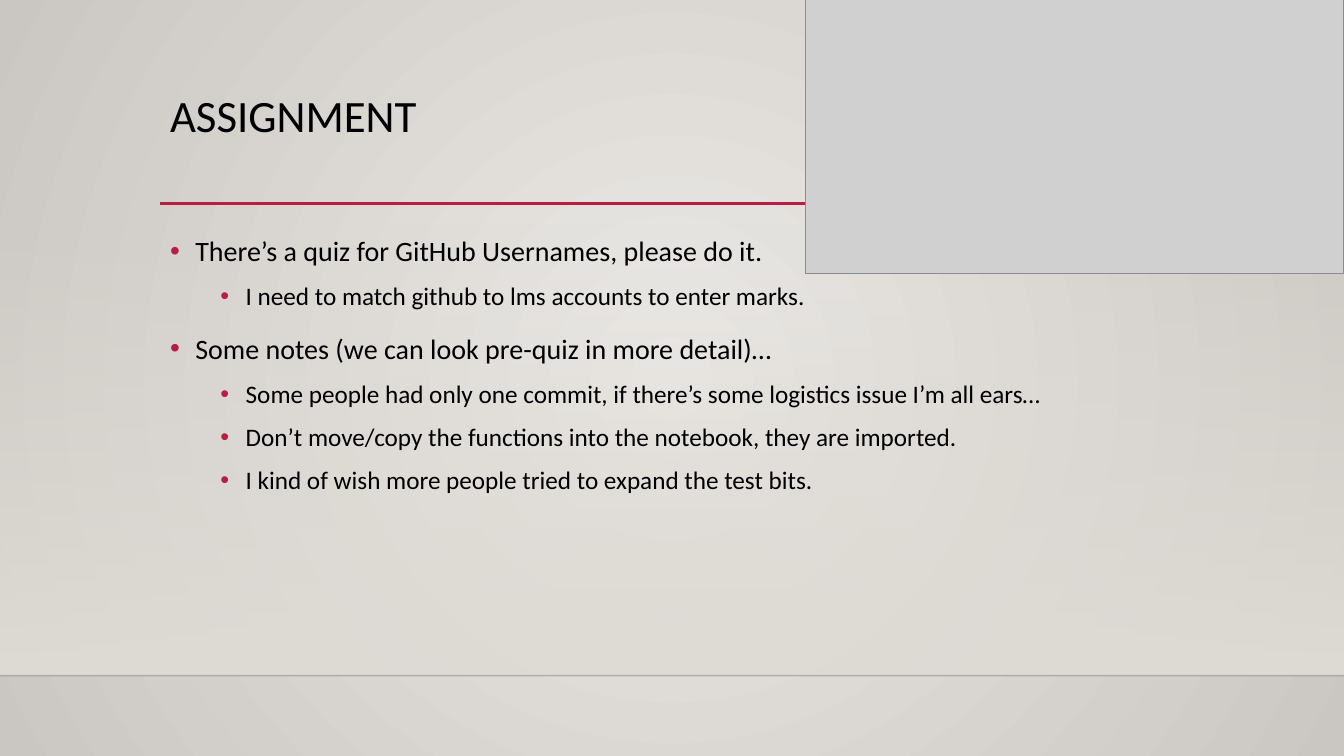
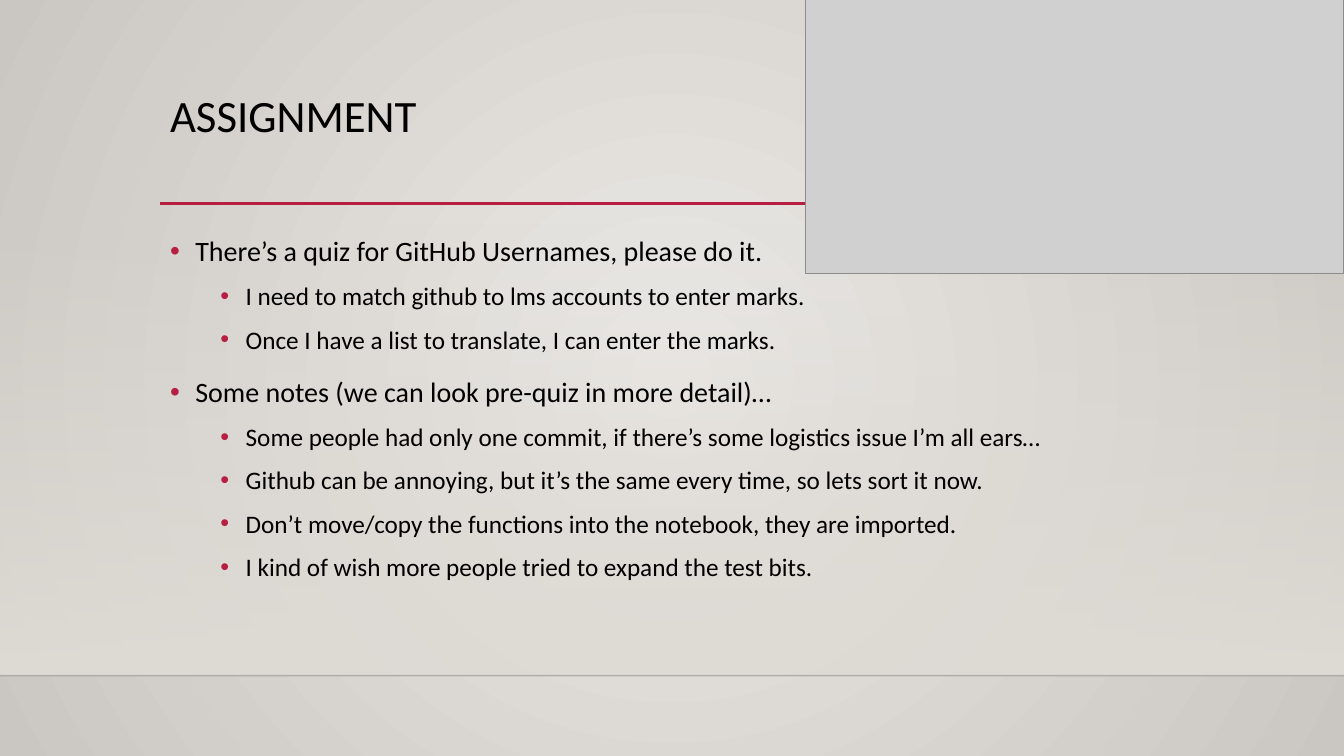
Before and after one commit to AkeemSemperDataScience/Basic_Stats_in_Python_Student_Repository, a slide deck: slide 3 of reference_material/slides/012_Errors.pptx. Drawn at 1344x756 pixels with LibreOffice and Linux fonts; fonts in the diff are those of the drawing; grey boxes stand for pictures; background and template pictures are left out. Boxes give left, top, right and bottom in pixels: in the first picture for what was removed or moved away, otherwise in the second. Text is boxed around its words. In the diff, an @@ line names an element or a change of style, - is before the commit and + after.

```diff
--- a/reference_material/slides/012_Errors.pptx
+++ b/reference_material/slides/012_Errors.pptx
@@ text at <box>246,331,775,352</box>: paragraph added @@
+  • Once I have a list to translate, I can enter the marks.
@@ text at <box>246,471,983,494</box>: paragraph added @@
+  • Github can be annoying, but it’s the same every time, so lets sort it now.
```
Also in this commit, not shown: 12 other files.
